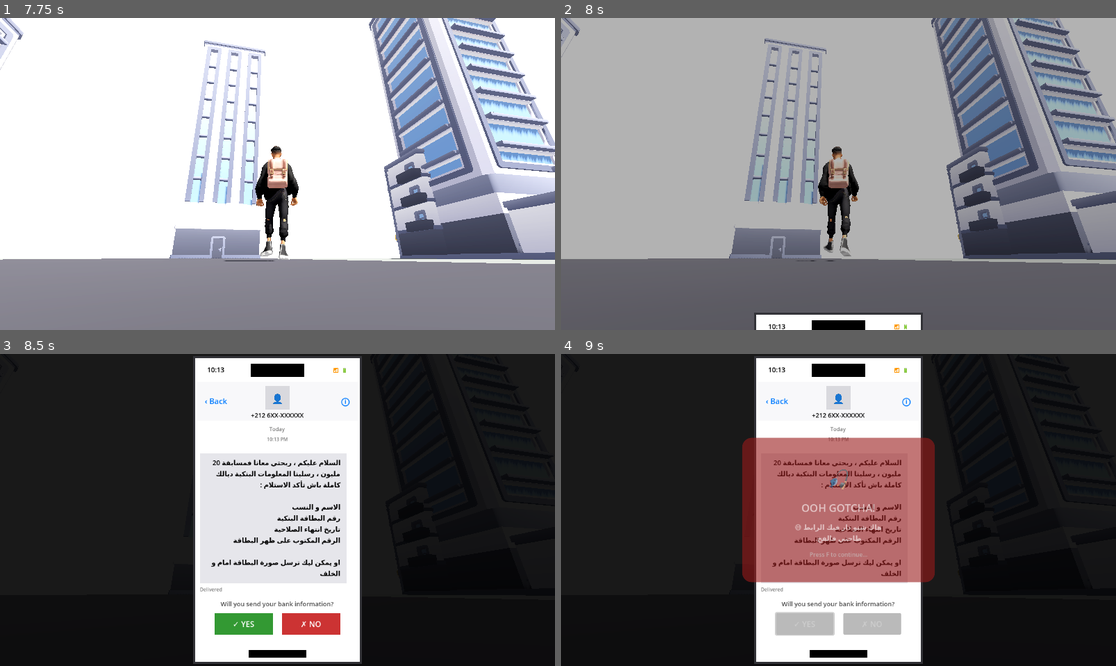
Above: before the commit, frames 1-4 (two rows, left to right).
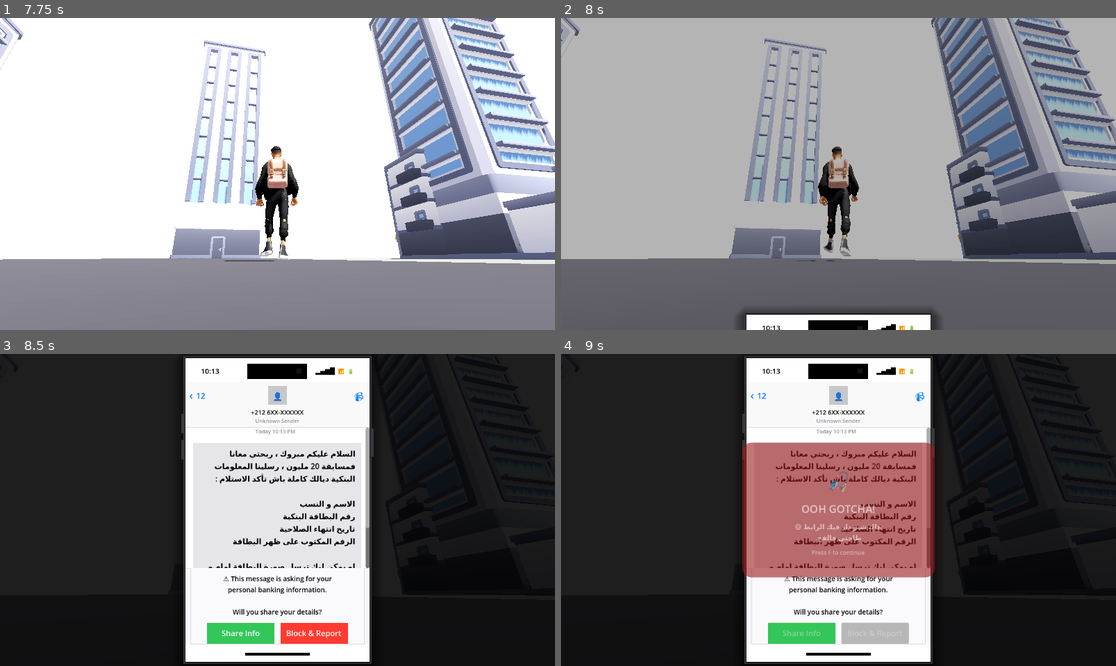
Above: after the commit, the same moments.

Repository: yassernamez03/Cyberethics
Game: Godot game, scene res://scenes/ui/main_menu.tscn
Same seed, same stepped clock (60 frames per second), same inputs: the game is played once before the commit and once after it.
Inputs (mouse positions are in pixels of both pictures, inside the frame that each line leads up to):
- Up to frame 1 (7.75 s): click "New Game" at 0.5 s; tap Enter at 1.25 s; move the mouse to (305, 174) at 1.27 s; hold W (move_forward) 1.28-6.53 s; click (305, 174) at 1.35 s; tap Space (jump) at 1.52, 2.27, 3.77, 4.52, 5.27, 6.77, 7.52 s; move the mouse to (249, 174) at 2.02 s; right-click (249, 174) at 2.1 s; click (249, 174) at 2.3 s; move the mouse to (288, 167) at 2.77 s; click (288, 167) at 2.85 s; move the mouse to (271, 180) at 3.52 s; tap Ctrl (crouch) at 3.6 s; click (271, 180) at 3.8 s; move the mouse to (316, 177) at 4.27 s; hold E (interact) 4.28-5.03 s; click (316, 177) at 4.55 s; move the mouse to (233, 170) at 5.02 s; tap Shift (sprint) at 5.1 s; click (233, 170) at 5.3 s; move the mouse to (283, 174) at 5.77 s; tap T at 5.85 s; click (283, 174) at 6.05 s; move the mouse to (255, 167) at 6.52 s; hold D (move_right) 6.53-7.28 s; tap F at 6.6 s; click (255, 167) at 6.8 s; move the mouse to (305, 174) at 7.27 s; hold W (move_forward) from 7.28 s (still down); click (305, 174) at 7.35 s
- Up to frame 2 (8 s): keep holding W (move_forward)
- Up to frame 3 (8.5 s): move the mouse to (166, 525) at 8.02 s; release W (move_forward) at 8.03 s; hold D (move_right) from 8.03 s (still down); right-click (166, 525) at 8.1 s; tap Space (jump) at 8.27 s; click (166, 525) at 8.3 s
- Up to frame 4 (9 s): release D (move_right) at 8.75 s; click "✓ YES" (after the commit: "Share Info") at 8.75 s

Frame 1 is identical in both runs. In frame 2, 0.9% of the frame differs, in the area x 32-68%, y 93-100%; in frame 3, 13%, in the area x 32-68%, y 0-100%; in frame 4, 11%.

Commit message:
Phone styling

Diff:
--- a/scenes/ui/phone_screen.tscn
+++ b/scenes/ui/phone_screen.tscn
@@ -1,77 +1,71 @@
-[gd_scene load_steps=12 format=3 uid="uid://phone_screen_ui"]
+[gd_scene load_steps=17 format=3 uid="uid://df7nyd7jyqppw"]
 
 [ext_resource type="Script" path="res://scripts/ui/phone_screen.gd" id="1_script"]
 
 [sub_resource type="StyleBoxFlat" id="StyleBoxFlat_phone"]
-bg_color = Color(0.0, 0.0, 0.0, 1)
-corner_radius_left = 45
-corner_radius_top = 45
-corner_radius_right = 45
-corner_radius_bottom = 45
-border_width_left = 4
-border_width_top = 4
-border_width_right = 4
-border_width_bottom = 4
-border_color = Color(0.2, 0.2, 0.22, 1)
+bg_color = Color(0.11, 0.11, 0.12, 1)
+border_width_left = 2
+border_width_top = 2
+border_width_right = 2
+border_width_bottom = 2
+border_color = Color(0.22, 0.22, 0.24, 1)
+shadow_color = Color(0, 0, 0, 0.5)
+shadow_size = 25
+shadow_offset = Vector2(0, 8)
+
+[sub_resource type="StyleBoxFlat" id="StyleBoxFlat_side_button"]
+bg_color = Color(0.22, 0.22, 0.24, 1)
 
 [sub_resource type="StyleBoxFlat" id="StyleBoxFlat_screen"]
 bg_color = Color(1, 1, 1, 1)
-corner_radius_left = 40
-corner_radius_top = 40
-corner_radius_right = 40
-corner_radius_bottom = 40
 
 [sub_resource type="StyleBoxFlat" id="StyleBoxFlat_dynamicisland"]
 bg_color = Color(0, 0, 0, 1)
-corner_radius_left = 20
-corner_radius_top = 20
-corner_radius_right = 20
-corner_radius_bottom = 20
-
-[sub_resource type="StyleBoxFlat" id="StyleBoxFlat_bubble"]
-bg_color = Color(0.9, 0.9, 0.92, 1)
-corner_radius_left = 18
-corner_radius_top = 18
-corner_radius_right = 18
-corner_radius_bottom = 4
-
-[sub_resource type="StyleBoxFlat" id="StyleBoxFlat_header"]
-bg_color = Color(0.97, 0.97, 0.98, 1)
-
-[sub_resource type="StyleBoxFlat" id="StyleBoxFlat_yes_btn"]
-bg_color = Color(0.2, 0.6, 0.2, 1)
-corner_radius_left = 12
-corner_radius_top = 12
-corner_radius_right = 12
-corner_radius_bottom = 12
-
-[sub_resource type="StyleBoxFlat" id="StyleBoxFlat_no_btn"]
-bg_color = Color(0.8, 0.2, 0.2, 1)
-corner_radius_left = 12
-corner_radius_top = 12
-corner_radius_right = 12
-corner_radius_bottom = 12
+
+[sub_resource type="StyleBoxFlat" id="StyleBoxFlat_navbar"]
+bg_color = Color(0.973, 0.973, 0.98, 0.94)
+border_width_bottom = 1
+border_color = Color(0.78, 0.78, 0.8, 0.6)
+
+[sub_resource type="StyleBoxFlat" id="StyleBoxFlat_avatar_gray"]
+bg_color = Color(0.78, 0.78, 0.8, 1)
+
+[sub_resource type="StyleBoxFlat" id="StyleBoxFlat_incoming_bubble"]
+bg_color = Color(0.898, 0.898, 0.918, 1)
+
+[sub_resource type="StyleBoxFlat" id="StyleBoxFlat_input_bar_bg"]
+bg_color = Color(0.973, 0.973, 0.98, 0.98)
+border_width_top = 1
+border_color = Color(0.78, 0.78, 0.8, 0.5)
+
+[sub_resource type="StyleBoxFlat" id="StyleBoxFlat_decision_card"]
+bg_color = Color(0.98, 0.98, 0.99, 1)
+border_width_left = 1
+border_width_top = 1
+border_width_right = 1
+border_width_bottom = 1
+border_color = Color(0.85, 0.85, 0.87, 1)
+
+[sub_resource type="StyleBoxFlat" id="StyleBoxFlat_ios_btn_green"]
+bg_color = Color(0.2, 0.78, 0.35, 1)
+
+[sub_resource type="StyleBoxFlat" id="StyleBoxFlat_ios_btn_green_hover"]
+bg_color = Color(0.18, 0.7, 0.32, 1)
+
+[sub_resource type="StyleBoxFlat" id="StyleBoxFlat_ios_btn_red"]
+bg_color = Color(1, 0.23, 0.19, 1)
+
+[sub_resource type="StyleBoxFlat" id="StyleBoxFlat_ios_btn_red_hover"]
+bg_color = Color(0.9, 0.2, 0.17, 1)
+
+[sub_resource type="StyleBoxFlat" id="StyleBoxFlat_home_bar"]
+bg_color = Color(0, 0, 0, 1)
 
 [sub_resource type="StyleBoxFlat" id="StyleBoxFlat_result_success"]
-bg_color = Color(0.1, 0.5, 0.1, 0.95)
-corner_radius_left = 20
-corner_radius_top = 20
-corner_radius_right = 20
-corner_radius_bottom = 20
-
-[sub_resource type="StyleBoxFlat" id="StyleBoxFlat_result_fail"]
-bg_color = Color(0.6, 0.1, 0.1, 0.95)
-corner_radius_left = 20
-corner_radius_top = 20
-corner_radius_right = 20
-corner_radius_bottom = 20
-
-[sub_resource type="StyleBoxFlat" id="StyleBoxFlat_inputbar"]
-bg_color = Color(0.95, 0.95, 0.96, 1)
-corner_radius_left = 20
-corner_radius_top = 20
-corner_radius_right = 20
-corner_radius_bottom = 20
+bg_color = Color(0.2, 0.78, 0.35, 0.97)
+shadow_color = Color(0, 0, 0, 0.3)
+shadow_size = 15
+shadow_offset = Vector2(0, 5)
 
 [node name="PhoneScreen" type="CanvasLayer"]
 layer = 100
@@ -83,7 +77,7 @@
 anchor_bottom = 1.0
 grow_horizontal = 2
 grow_vertical = 2
-color = Color(0, 0, 0, 0.9)
+color = Color(0, 0, 0, 0.88)
 
 [node name="PhoneFrame" type="Panel" parent="."]
 anchors_preset = 8
@@ -91,13 +85,38 @@
 anchor_top = 0.5
 anchor_right = 0.5
 anchor_bottom = 0.5
-offset_left = -175.0
-offset_top = -350.0
-offset_right = 175.0
-offset_bottom = 350.0
+offset_left = -195.0
+offset_top = -420.0
+offset_right = 195.0
+offset_bottom = 420.0
 grow_horizontal = 2
 grow_vertical = 2
 theme_override_styles/panel = SubResource("StyleBoxFlat_phone")
+
+[node name="VolumeUp" type="Panel" parent="PhoneFrame"]
+layout_mode = 1
+offset_left = -4.0
+offset_top = 120.0
+offset_bottom = 160.0
+theme_override_styles/panel = SubResource("StyleBoxFlat_side_button")
+
+[node name="VolumeDown" type="Panel" parent="PhoneFrame"]
+layout_mode = 1
+offset_left = -4.0
+offset_top = 175.0
+offset_bottom = 215.0
+theme_override_styles/panel = SubResource("StyleBoxFlat_side_button")
+
+[node name="PowerButton" type="Panel" parent="PhoneFrame"]
+layout_mode = 1
+anchors_preset = 1
+anchor_left = 1.0
+anchor_right = 1.0
+offset_top = 150.0
+offset_right = 4.0
+offset_bottom = 210.0
+grow_horizontal = 0
+theme_override_styles/panel = SubResource("StyleBoxFlat_side_button")
 
 [node name="ScreenArea" type="Panel" parent="PhoneFrame"]
 layout_mode = 1
@@ -108,6 +127,8 @@
 offset_top = 4.0
 offset_right = -4.0
 offset_bottom = -4.0
+grow_horizontal = 2
+grow_vertical = 2
 theme_override_styles/panel = SubResource("StyleBoxFlat_screen")
 
 [node name="DynamicIsland" type="Panel" parent="PhoneFrame/ScreenArea"]
@@ -115,28 +136,42 @@
 anchors_preset = 5
 anchor_left = 0.5
 anchor_right = 0.5
-offset_left = -55.0
+offset_left = -62.0
 offset_top = 12.0
-offset_right = 55.0
-offset_bottom = 40.0
+offset_right = 62.0
+offset_bottom = 44.0
 grow_horizontal = 2
 theme_override_styles/panel = SubResource("StyleBoxFlat_dynamicisland")
 
+[node name="Camera" type="ColorRect" parent="PhoneFrame/ScreenArea/DynamicIsland"]
+layout_mode = 1
+anchors_preset = 6
+anchor_left = 1.0
+anchor_top = 0.5
+anchor_right = 1.0
+anchor_bottom = 0.5
+offset_left = -22.0
+offset_top = -5.0
+offset_right = -12.0
+offset_bottom = 5.0
+grow_horizontal = 0
+grow_vertical = 2
+color = Color(0.08, 0.08, 0.12, 1)
+
 [node name="StatusBar" type="HBoxContainer" parent="PhoneFrame/ScreenArea"]
 layout_mode = 1
 anchors_preset = 10
-anchor_left = 0.0
-anchor_right = 1.0
-offset_left = 25.0
-offset_top = 15.0
-offset_right = -25.0
-offset_bottom = 35.0
+anchor_right = 1.0
+offset_left = 32.0
+offset_top = 16.0
+offset_right = -32.0
+offset_bottom = 38.0
 grow_horizontal = 2
 
 [node name="Time" type="Label" parent="PhoneFrame/ScreenArea/StatusBar"]
 layout_mode = 2
 theme_override_colors/font_color = Color(0, 0, 0, 1)
-theme_override_font_sizes/font_size = 14
+theme_override_font_sizes/font_size = 15
 text = "9:41"
 
 [node name="Spacer" type="Control" parent="PhoneFrame/ScreenArea/StatusBar"]
@@ -146,97 +181,107 @@
 [node name="Icons" type="Label" parent="PhoneFrame/ScreenArea/StatusBar"]
 layout_mode = 2
 theme_override_colors/font_color = Color(0, 0, 0, 1)
-theme_override_font_sizes/font_size = 12
-text = "📶  🔋"
+theme_override_font_sizes/font_size = 13
+text = "▂▄▆█  📶  🔋"
 horizontal_alignment = 2
 
-[node name="MessageHeader" type="Panel" parent="PhoneFrame/ScreenArea"]
+[node name="NavBar" type="Panel" parent="PhoneFrame/ScreenArea"]
 layout_mode = 1
 anchors_preset = 10
-anchor_left = 0.0
-anchor_right = 1.0
-offset_left = 5.0
+anchor_right = 1.0
 offset_top = 50.0
-offset_right = -5.0
-offset_bottom = 130.0
-grow_horizontal = 2
-theme_override_styles/panel = SubResource("StyleBoxFlat_header")
-
-[node name="BackButton" type="Label" parent="PhoneFrame/ScreenArea/MessageHeader"]
-layout_mode = 1
-anchors_preset = 4
-anchor_top = 0.5
-anchor_bottom = 0.5
-offset_left = 15.0
-offset_top = -12.0
-offset_right = 55.0
-offset_bottom = 12.0
-grow_vertical = 2
-theme_override_colors/font_color = Color(0.0, 0.48, 1.0, 1)
-theme_override_font_sizes/font_size = 16
-text = "‹ Back"
-
-[node name="AvatarCircle" type="ColorRect" parent="PhoneFrame/ScreenArea/MessageHeader"]
+offset_bottom = 145.0
+grow_horizontal = 2
+theme_override_styles/panel = SubResource("StyleBoxFlat_navbar")
+
+[node name="BackChevron" type="Label" parent="PhoneFrame/ScreenArea/NavBar"]
+layout_mode = 1
+offset_left = 8.0
+offset_top = 12.0
+offset_right = 28.0
+offset_bottom = 38.0
+theme_override_colors/font_color = Color(0, 0.48, 1, 1)
+theme_override_font_sizes/font_size = 22
+text = "‹"
+
+[node name="BackLabel" type="Label" parent="PhoneFrame/ScreenArea/NavBar"]
+layout_mode = 1
+offset_left = 22.0
+offset_top = 16.0
+offset_right = 62.0
+offset_bottom = 36.0
+theme_override_colors/font_color = Color(0, 0.48, 1, 1)
+theme_override_font_sizes/font_size = 17
+text = "12"
+
+[node name="AvatarBg" type="Panel" parent="PhoneFrame/ScreenArea/NavBar"]
 layout_mode = 1
 anchors_preset = 5
 anchor_left = 0.5
 anchor_right = 0.5
-offset_left = -25.0
+offset_left = -20.0
 offset_top = 8.0
-offset_right = 25.0
-offset_bottom = 58.0
-grow_horizontal = 2
-color = Color(0.85, 0.85, 0.87, 1)
-
-[node name="AvatarIcon" type="Label" parent="PhoneFrame/ScreenArea/MessageHeader/AvatarCircle"]
-layout_mode = 1
-anchors_preset = 8
-anchor_left = 0.5
-anchor_top = 0.5
-anchor_right = 0.5
-anchor_bottom = 0.5
-offset_left = -20.0
-offset_top = -15.0
 offset_right = 20.0
-offset_bottom = 15.0
-grow_horizontal = 2
-grow_vertical = 2
-theme_override_font_sizes/font_size = 24
+offset_bottom = 48.0
+grow_horizontal = 2
+theme_override_styles/panel = SubResource("StyleBoxFlat_avatar_gray")
+
+[node name="AvatarIcon" type="Label" parent="PhoneFrame/ScreenArea/NavBar/AvatarBg"]
+layout_mode = 1
+anchors_preset = 15
+anchor_right = 1.0
+anchor_bottom = 1.0
+grow_horizontal = 2
+grow_vertical = 2
+theme_override_colors/font_color = Color(1, 1, 1, 1)
+theme_override_font_sizes/font_size = 20
 text = "👤"
 horizontal_alignment = 1
 vertical_alignment = 1
 
-[node name="ContactName" type="Label" parent="PhoneFrame/ScreenArea/MessageHeader"]
+[node name="ContactName" type="Label" parent="PhoneFrame/ScreenArea/NavBar"]
 layout_mode = 1
 anchors_preset = 5
 anchor_left = 0.5
 anchor_right = 0.5
-offset_left = -80.0
-offset_top = 60.0
-offset_right = 80.0
-offset_bottom = 80.0
+offset_left = -100.0
+offset_top = 54.0
+offset_right = 100.0
+offset_bottom = 74.0
 grow_horizontal = 2
 theme_override_colors/font_color = Color(0, 0, 0, 1)
 theme_override_font_sizes/font_size = 13
 text = "+212 6XX-XXXXXX"
 horizontal_alignment = 1
 
-[node name="InfoIcon" type="Label" parent="PhoneFrame/ScreenArea/MessageHeader"]
-layout_mode = 1
-anchors_preset = 6
+[node name="SubLabel" type="Label" parent="PhoneFrame/ScreenArea/NavBar"]
+layout_mode = 1
+anchors_preset = 5
+anchor_left = 0.5
+anchor_right = 0.5
+offset_left = -80.0
+offset_top = 73.0
+offset_right = 80.0
+offset_bottom = 90.0
+grow_horizontal = 2
+theme_override_colors/font_color = Color(0.55, 0.55, 0.58, 1)
+theme_override_font_sizes/font_size = 11
+text = "Unknown Sender"
+horizontal_alignment = 1
+
+[node name="VideoIcon" type="Label" parent="PhoneFrame/ScreenArea/NavBar"]
+layout_mode = 1
+anchors_preset = 1
 anchor_left = 1.0
-anchor_top = 0.5
-anchor_right = 1.0
-anchor_bottom = 0.5
-offset_left = -40.0
-offset_top = -12.0
-offset_right = -15.0
-offset_bottom = 12.0
+anchor_right = 1.0
+offset_left = -45.0
+offset_top = 16.0
+offset_right = -12.0
+offset_bottom = 38.0
 grow_horizontal = 0
-grow_vertical = 2
-theme_override_colors/font_color = Color(0.0, 0.48, 1.0, 1)
+theme_override_colors/font_color = Color(0, 0.48, 1, 1)
 theme_override_font_sizes/font_size = 20
-text = "ⓘ"
+text = "📹"
 horizontal_alignment = 2
 
 [node name="MessagesArea" type="ScrollContainer" parent="PhoneFrame/ScreenArea"]
@@ -244,10 +289,8 @@
 anchors_preset = 15
 anchor_right = 1.0
 anchor_bottom = 1.0
-offset_left = 10.0
-offset_top = 140.0
-offset_right = -10.0
-offset_bottom = -140.0
+offset_top = 145.0
+offset_bottom = -195.0
 grow_horizontal = 2
 grow_vertical = 2
 
@@ -255,121 +298,146 @@
 layout_mode = 2
 size_flags_horizontal = 3
 size_flags_vertical = 0
-theme_override_constants/separation = 6
+theme_override_constants/separation = 4
 
 [node name="DateLabel" type="Label" parent="PhoneFrame/ScreenArea/MessagesArea/MessagesContainer"]
 layout_mode = 2
-theme_override_colors/font_color = Color(0.5, 0.5, 0.5, 1)
+theme_override_colors/font_color = Color(0.55, 0.55, 0.58, 1)
 theme_override_font_sizes/font_size = 11
-text = "Today"
-horizontal_alignment = 1
-
-[node name="TimeLabel" type="Label" parent="PhoneFrame/ScreenArea/MessagesArea/MessagesContainer"]
-layout_mode = 2
-theme_override_colors/font_color = Color(0.5, 0.5, 0.5, 1)
-theme_override_font_sizes/font_size = 10
-text = "9:41 AM"
+text = "Today 9:41 AM"
 horizontal_alignment = 1
 
 [node name="Spacer1" type="Control" parent="PhoneFrame/ScreenArea/MessagesArea/MessagesContainer"]
-custom_minimum_size = Vector2(0, 10)
-layout_mode = 2
-
-[node name="MessageBubble" type="PanelContainer" parent="PhoneFrame/ScreenArea/MessagesArea/MessagesContainer"]
+custom_minimum_size = Vector2(0, 8)
+layout_mode = 2
+
+[node name="BubbleRow" type="HBoxContainer" parent="PhoneFrame/ScreenArea/MessagesArea/MessagesContainer"]
+layout_mode = 2
+
+[node name="LeftMargin" type="Control" parent="PhoneFrame/ScreenArea/MessagesArea/MessagesContainer/BubbleRow"]
+custom_minimum_size = Vector2(12, 0)
+layout_mode = 2
+
+[node name="MessageBubble" type="PanelContainer" parent="PhoneFrame/ScreenArea/MessagesArea/MessagesContainer/BubbleRow"]
 layout_mode = 2
 size_flags_horizontal = 0
-theme_override_styles/panel = SubResource("StyleBoxFlat_bubble")
-
-[node name="MarginContainer" type="MarginContainer" parent="PhoneFrame/ScreenArea/MessagesArea/MessagesContainer/MessageBubble"]
+theme_override_styles/panel = SubResource("StyleBoxFlat_incoming_bubble")
+
+[node name="MarginContainer" type="MarginContainer" parent="PhoneFrame/ScreenArea/MessagesArea/MessagesContainer/BubbleRow/MessageBubble"]
 layout_mode = 2
 theme_override_constants/margin_left = 12
 theme_override_constants/margin_top = 10
 theme_override_constants/margin_right = 12
 theme_override_constants/margin_bottom = 10
 
-[node name="MessageLabel" type="Label" parent="PhoneFrame/ScreenArea/MessagesArea/MessagesContainer/MessageBubble/MarginContainer"]
-custom_minimum_size = Vector2(280, 0)
-layout_mode = 2
+[node name="MessageLabel" type="Label" parent="PhoneFrame/ScreenArea/MessagesArea/MessagesContainer/BubbleRow/MessageBubble/MarginContainer"]
+custom_minimum_size = Vector2(325, 0)
+layout_mode = 2
+size_flags_horizontal = 0
 theme_override_colors/font_color = Color(0, 0, 0, 1)
-theme_override_font_sizes/font_size = 14
-text = "السلام عليكم ، ربحتي معانا فمسابقة 20 مليون ، رسلينا المعلومات البنكية ديالك كاملة باش تأكد الاستلام :
+theme_override_font_sizes/font_size = 16
+text = "السلام عليكم مبروك ، ربحتي معانا فمسابقة 20 مليون ، رسلينا المعلومات البنكية ديالك كاملة باش تأكد الاستلام :
 
 الاسم و النسب
 رقم البطاقة البنكية
 تاريخ انتهاء الصلاحية
 الرقم المكتوب على ظهر البطاقة
 
-او يمكن ليك ترسل صورة البطاقة امام و الخلف"
+او يمكن ليك ترسل صورة البطاقة امام و الخلف
+إلى ما توصلناش بالمعلومات فـ 24 ساعة، غادي يتلغا الربح ديالك.
+نتسناو جوابك،  "
+horizontal_alignment = 2
 autowrap_mode = 2
-horizontal_alignment = 2
-
-[node name="ReadReceipt" type="Label" parent="PhoneFrame/ScreenArea/MessagesArea/MessagesContainer"]
-layout_mode = 2
-theme_override_colors/font_color = Color(0.5, 0.5, 0.5, 1)
-theme_override_font_sizes/font_size = 10
-text = "Delivered"
-horizontal_alignment = 0
-
-[node name="DecisionArea" type="VBoxContainer" parent="PhoneFrame/ScreenArea"]
+
+[node name="InputBarBg" type="Panel" parent="PhoneFrame/ScreenArea"]
 layout_mode = 1
 anchors_preset = 12
 anchor_top = 1.0
 anchor_right = 1.0
 anchor_bottom = 1.0
-offset_left = 15.0
-offset_top = -130.0
-offset_right = -15.0
-offset_bottom = -45.0
+offset_top = -195.0
+offset_bottom = -38.0
 grow_horizontal = 2
 grow_vertical = 0
-theme_override_constants/separation = 10
-
-[node name="QuestionLabel" type="Label" parent="PhoneFrame/ScreenArea/DecisionArea"]
-layout_mode = 2
-theme_override_colors/font_color = Color(0.3, 0.3, 0.3, 1)
-theme_override_font_sizes/font_size = 13
-text = "Will you send your bank information?"
-horizontal_alignment = 1
-
-[node name="ButtonsContainer" type="HBoxContainer" parent="PhoneFrame/ScreenArea/DecisionArea"]
-layout_mode = 2
-theme_override_constants/separation = 20
+theme_override_styles/panel = SubResource("StyleBoxFlat_input_bar_bg")
+
+[node name="DecisionCard" type="PanelContainer" parent="PhoneFrame/ScreenArea/InputBarBg"]
+layout_mode = 1
+anchors_preset = 15
+anchor_right = 1.0
+anchor_bottom = 1.0
+offset_left = 10.0
+offset_top = 8.0
+offset_right = -10.0
+offset_bottom = -8.0
+grow_horizontal = 2
+grow_vertical = 2
+theme_override_styles/panel = SubResource("StyleBoxFlat_decision_card")
+
+[node name="Content" type="VBoxContainer" parent="PhoneFrame/ScreenArea/InputBarBg/DecisionCard"]
+layout_mode = 2
+theme_override_constants/separation = 12
+
+[node name="Margin" type="MarginContainer" parent="PhoneFrame/ScreenArea/InputBarBg/DecisionCard/Content"]
+layout_mode = 2
+theme_override_constants/margin_left = 14
+theme_override_constants/margin_top = 12
+theme_override_constants/margin_right = 14
+theme_override_constants/margin_bottom = 0
+
+[node name="QuestionLabel" type="Label" parent="PhoneFrame/ScreenArea/InputBarBg/DecisionCard/Content/Margin"]
+layout_mode = 2
+theme_override_colors/font_color = Color(0, 0, 0, 1)
+theme_override_font_sizes/font_size = 14
+text = "⚠️ This message is asking for your
+personal banking information.
+
+Will you share your details?"
+horizontal_alignment = 1
+
+[node name="ButtonsContainer" type="HBoxContainer" parent="PhoneFrame/ScreenArea/InputBarBg/DecisionCard/Content"]
+layout_mode = 2
+theme_override_constants/separation = 12
 alignment = 1
 
-[node name="YesButton" type="Button" parent="PhoneFrame/ScreenArea/DecisionArea/ButtonsContainer"]
-custom_minimum_size = Vector2(120, 45)
+[node name="YesButton" type="Button" parent="PhoneFrame/ScreenArea/InputBarBg/DecisionCard/Content/ButtonsContainer"]
+custom_minimum_size = Vector2(140, 44)
 layout_mode = 2
 theme_override_colors/font_color = Color(1, 1, 1, 1)
+theme_override_colors/font_hover_color = Color(1, 1, 1, 1)
 theme_override_font_sizes/font_size = 16
-theme_override_styles/normal = SubResource("StyleBoxFlat_yes_btn")
-theme_override_styles/hover = SubResource("StyleBoxFlat_yes_btn")
-theme_override_styles/pressed = SubResource("StyleBoxFlat_yes_btn")
-text = "✓ YES"
-
-[node name="NoButton" type="Button" parent="PhoneFrame/ScreenArea/DecisionArea/ButtonsContainer"]
-custom_minimum_size = Vector2(120, 45)
+theme_override_styles/normal = SubResource("StyleBoxFlat_ios_btn_green")
+theme_override_styles/pressed = SubResource("StyleBoxFlat_ios_btn_green_hover")
+theme_override_styles/hover = SubResource("StyleBoxFlat_ios_btn_green_hover")
+theme_override_styles/focus = SubResource("StyleBoxFlat_ios_btn_green")
+text = "Share Info"
+
+[node name="NoButton" type="Button" parent="PhoneFrame/ScreenArea/InputBarBg/DecisionCard/Content/ButtonsContainer"]
+custom_minimum_size = Vector2(140, 44)
 layout_mode = 2
 theme_override_colors/font_color = Color(1, 1, 1, 1)
+theme_override_colors/font_hover_color = Color(1, 1, 1, 1)
 theme_override_font_sizes/font_size = 16
-theme_override_styles/normal = SubResource("StyleBoxFlat_no_btn")
-theme_override_styles/hover = SubResource("StyleBoxFlat_no_btn")
-theme_override_styles/pressed = SubResource("StyleBoxFlat_no_btn")
-text = "✗ NO"
-
-[node name="HomeIndicator" type="ColorRect" parent="PhoneFrame/ScreenArea"]
+theme_override_styles/normal = SubResource("StyleBoxFlat_ios_btn_red")
+theme_override_styles/pressed = SubResource("StyleBoxFlat_ios_btn_red_hover")
+theme_override_styles/hover = SubResource("StyleBoxFlat_ios_btn_red_hover")
+theme_override_styles/focus = SubResource("StyleBoxFlat_ios_btn_red")
+text = "Block & Report"
+
+[node name="HomeBar" type="Panel" parent="PhoneFrame/ScreenArea"]
 layout_mode = 1
 anchors_preset = 7
 anchor_left = 0.5
 anchor_top = 1.0
 anchor_right = 0.5
 anchor_bottom = 1.0
-offset_left = -60.0
-offset_top = -25.0
-offset_right = 60.0
-offset_bottom = -10.0
+offset_left = -67.0
+offset_top = -20.0
+offset_right = 67.0
+offset_bottom = -14.0
 grow_horizontal = 2
 grow_vertical = 0
-color = Color(0, 0, 0, 1)
+theme_override_styles/panel = SubResource("StyleBoxFlat_home_bar")
 
 [node name="ResultOverlay" type="Panel" parent="."]
 visible = false
@@ -379,9 +447,9 @@
 anchor_right = 0.5
 anchor_bottom = 0.5
 offset_left = -200.0
-offset_top = -150.0
+offset_top = -140.0
 offset_right = 200.0
-offset_bottom = 150.0
+offset_bottom = 140.0
 grow_horizontal = 2
 grow_vertical = 2
 theme_override_styles/panel = SubResource("StyleBoxFlat_result_success")
@@ -391,11 +459,13 @@
 anchors_preset = 15
 anchor_right = 1.0
 anchor_bottom = 1.0
-offset_left = 20.0
-offset_top = 20.0
-offset_right = -20.0
-offset_bottom = -20.0
-theme_override_constants/separation = 15
+offset_left = 24.0
+offset_top = 24.0
+offset_right = -24.0
+offset_bottom = -24.0
+grow_horizontal = 2
+grow_vertical = 2
+theme_override_constants/separation = 12
 alignment = 1
 
 [node name="ResultIcon" type="Label" parent="ResultOverlay/ResultContent"]
@@ -408,24 +478,23 @@
 layout_mode = 2
 theme_override_colors/font_color = Color(1, 1, 1, 1)
 theme_override_font_sizes/font_size = 22
-text = "GREAT JOB!"
+text = "Smart Choice!"
 horizontal_alignment = 1
 
 [node name="ResultMessage" type="Label" parent="ResultOverlay/ResultContent"]
 layout_mode = 2
-theme_override_colors/font_color = Color(1, 1, 1, 1)
+theme_override_colors/font_color = Color(1, 1, 1, 0.95)
 theme_override_font_sizes/font_size = 14
-text = "You successfully avoided the phishing attack!
-
-Never share your bank details with strangers."
+text = "You protected yourself from a phishing scam.
+Never share banking details with strangers."
 horizontal_alignment = 1
 autowrap_mode = 2
 
 [node name="ContinueHint" type="Label" parent="ResultOverlay/ResultContent"]
 layout_mode = 2
-theme_override_colors/font_color = Color(0.8, 0.8, 0.8, 1)
+theme_override_colors/font_color = Color(1, 1, 1, 0.7)
 theme_override_font_sizes/font_size = 12
-text = "Press F to continue..."
+text = "Press F to continue"
 horizontal_alignment = 1
 
 [node name="AnimationPlayer" type="AnimationPlayer" parent="."]
--- a/scripts/ui/phone_screen.gd
+++ b/scripts/ui/phone_screen.gd
@@ -13,13 +13,13 @@
 
 @onready var background: ColorRect = $Background
 @onready var phone_frame: Panel = $PhoneFrame
-@onready var message_label: Label = $PhoneFrame/ScreenArea/MessagesArea/MessagesContainer/MessageBubble/MarginContainer/MessageLabel
-@onready var contact_name: Label = $PhoneFrame/ScreenArea/MessageHeader/ContactName
+@onready var message_label: Label = $PhoneFrame/ScreenArea/MessagesArea/MessagesContainer/BubbleRow/MessageBubble/MarginContainer/MessageLabel
+@onready var contact_name: Label = $PhoneFrame/ScreenArea/NavBar/ContactName
 @onready var time_label: Label = $PhoneFrame/ScreenArea/StatusBar/Time
-@onready var time_stamp: Label = $PhoneFrame/ScreenArea/MessagesArea/MessagesContainer/TimeLabel
+@onready var date_label: Label = $PhoneFrame/ScreenArea/MessagesArea/MessagesContainer/DateLabel
 @onready var animation_player: AnimationPlayer = $AnimationPlayer
-@onready var yes_button: Button = $PhoneFrame/ScreenArea/DecisionArea/ButtonsContainer/YesButton
-@onready var no_button: Button = $PhoneFrame/ScreenArea/DecisionArea/ButtonsContainer/NoButton
+@onready var yes_button: Button = $PhoneFrame/ScreenArea/InputBarBg/DecisionCard/Content/ButtonsContainer/YesButton
+@onready var no_button: Button = $PhoneFrame/ScreenArea/InputBarBg/DecisionCard/Content/ButtonsContainer/NoButton
 @onready var result_overlay: Panel = $ResultOverlay
 @onready var result_icon: Label = $ResultOverlay/ResultContent/ResultIcon
 @onready var result_title: Label = $ResultOverlay/ResultContent/ResultTitle
@@ -51,7 +51,7 @@
 		hour_12 = 12
 	var am_pm = "AM" if time.hour < 12 else "PM"
 	time_label.text = "%d:%02d" % [hour_12, time.minute]
-	time_stamp.text = "%d:%02d %s" % [hour_12, time.minute, am_pm]
+	date_label.text = "Today %d:%02d %s" % [hour_12, time.minute, am_pm]
 
 	# Connect button signals
 	yes_button.pressed.connect(_on_yes_pressed)
